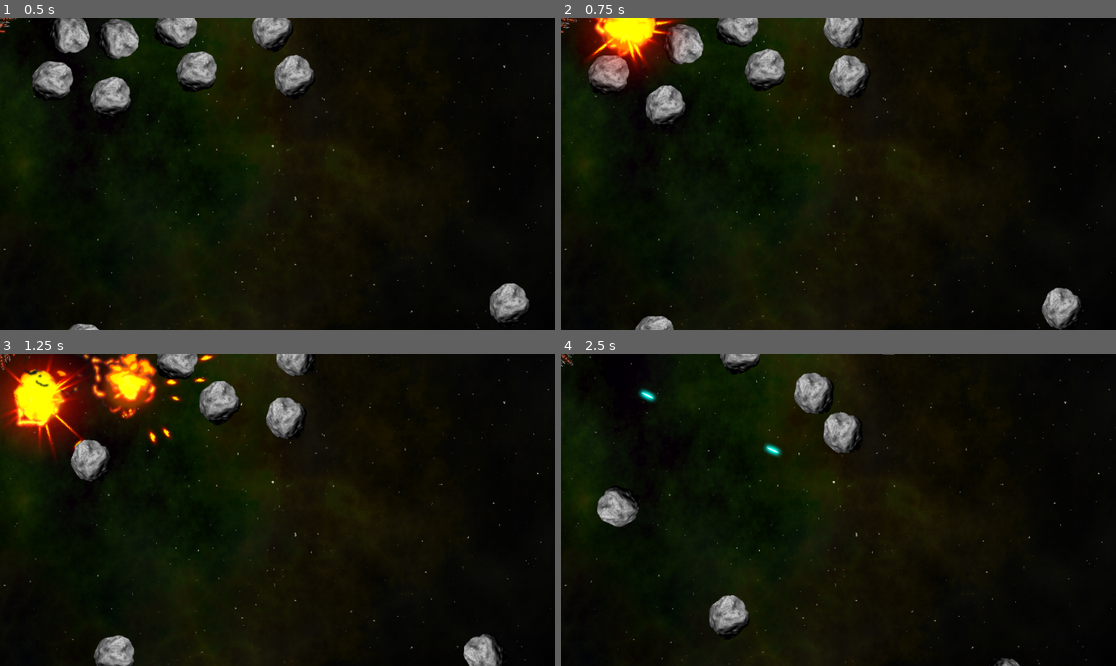
Above: before the commit, frames 1-4 (two rows, left to right).
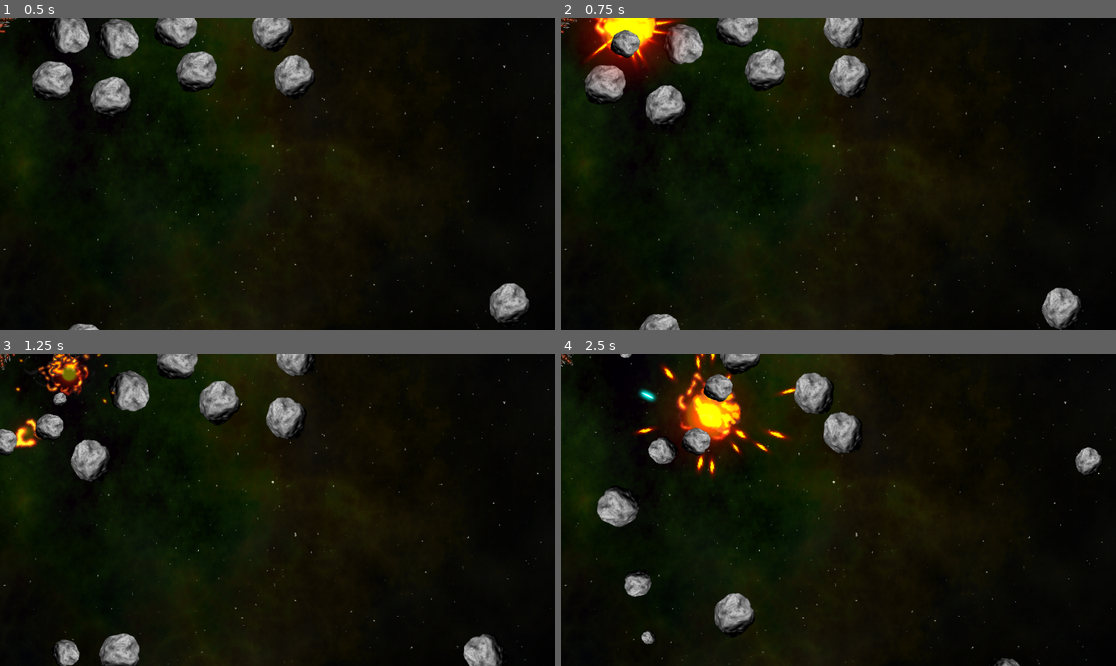
Above: after the commit, the same moments.

Repository: viiiincent/study-spacerocks
Game: Godot game, scene res://main.tscn
The game is run twice, just before and just after one commit, with the same random seed, the same clock (stepped at 60 frames per second) and the same inputs.
Inputs:
- Up to frame 1 (0.5 s): no input
- Up to frame 2 (0.75 s): hold D (rotate_right) from 0.53 s (still down); hold Space (shoot) from 0.53 s (still down)
- Up to frame 3 (1.25 s): keep holding D (rotate_right); keep holding Space (shoot)
- Up to frame 4 (2.5 s): release D (rotate_right) at 1.28 s; release Space (shoot) at 1.28 s; hold A (rotate_left) 1.28-2.03 s; tap Space (shoot) at 1.35 s; hold D (rotate_right) from 2.03 s (still down); hold Space (shoot) from 2.03 s (still down)

Frame 1 is identical in both runs. In frame 2, 1.3% of the frame differs, in the area x 4-22%, y 3-100%; in frame 3, 8.1%, in the area x 0-39%, y 0-100%; in frame 4, 5.8%.

Commit message:
Split rocks on explosion

Diff:
--- a/main.gd
+++ b/main.gd
@@ -4,7 +4,6 @@
 
 var screensize = Vector2.ZERO
 
-# Called when the node enters the scene tree for the first time.
 func _ready():
 	screensize = get_viewport().get_visible_rect().size
 	for i in 10:
@@ -22,7 +21,13 @@
 	r.screensize = screensize
 	r.start(pos, vel, size)
 	call_deferred("add_child", r)
+	r.exploded.connect(self._on_rock_exploded)
 
-# Called every frame. 'delta' is the elapsed time since the previous frame.
-func _process(delta):
-	pass
+func _on_rock_exploded(size, radius, pos, vel):
+	if size <= 1:
+		return
+	for offset in [-1, 1]:
+		var dir = $Player.position.direction_to(pos).orthogonal() * offset
+		var newpos = pos + dir * radius
+		var newvel = dir * vel.length() * 1.1
+		spawn_rock(size-1, newpos, newvel)
